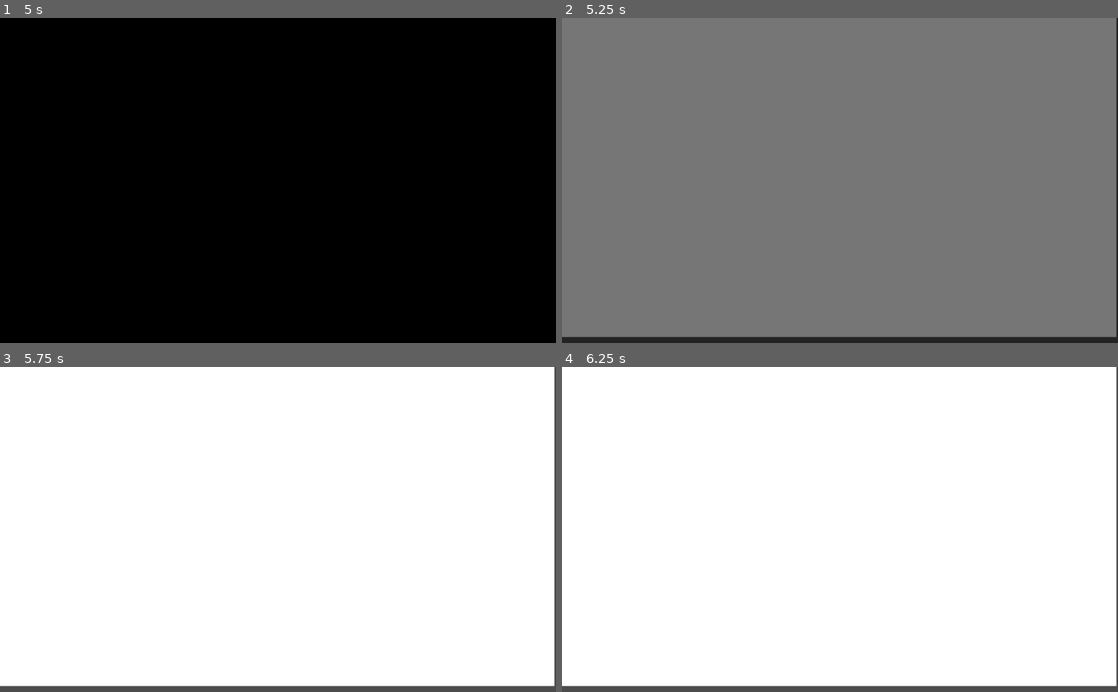
Above: before the commit, frames 1-4 (two rows, left to right).
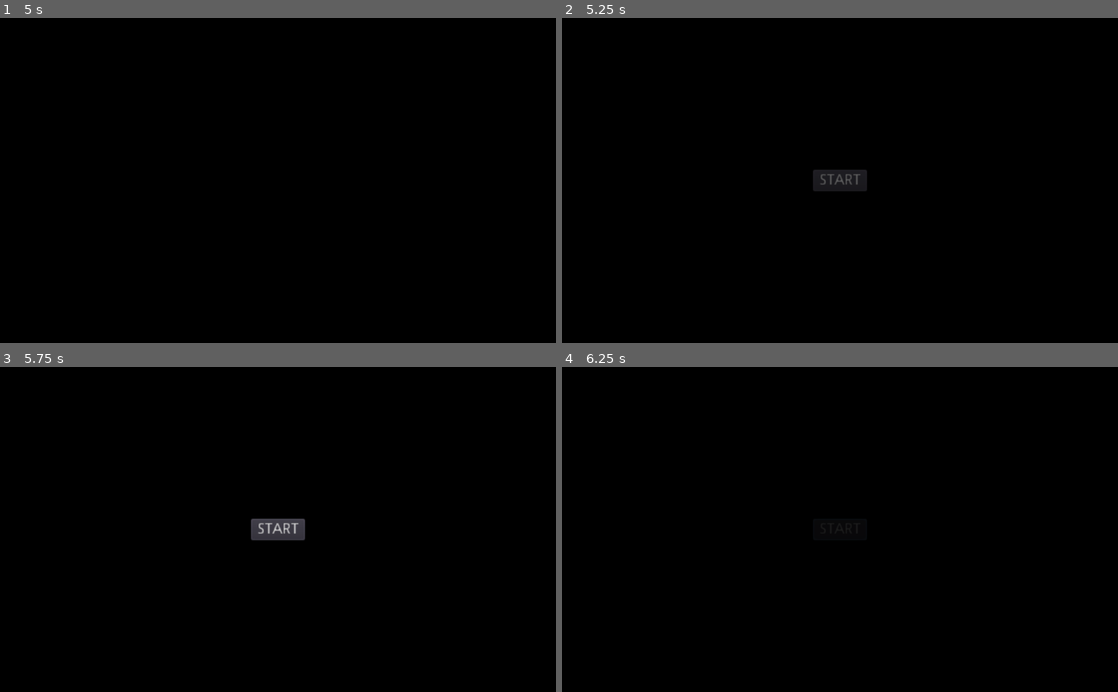
Above: after the commit, the same moments.

Repository: woliveira82/tactical-fight
Game: Godot game, scene res://src/control/SplashScreen.tscn
Two runs of this game, one before a commit and one after it. Both use one fixed random seed, a clock stepped at 60 frames per second and the inputs below.
Inputs (mouse positions are in pixels of both pictures, inside the frame that each line leads up to):
- Up to frame 1 (5 s): tap Enter at 0.5, 2.75, 4.25 s; tap Space at 2, 3.5 s
- Up to frame 2 (5.25 s): click (840, 180) at 5 s, where only the run after the commit has a clickable "START"
- Up to frame 3 (5.75 s): no input
- Up to frame 4 (6.25 s): click (840, 529) at 5.75 s, where only the run after the commit has a clickable "START"

Frame 1 is identical in both runs. In frame 2, 100% of the frame differs, in the area x 0-100%, y 0-100%; in frame 3, 100%; in frame 4, 100%.

Commit message:
feat: add main menu

Diff:
--- /dev/null
+++ b/Fighter.gd
@@ -0,0 +1,30 @@
+extends VBoxContainer
+
+var fighter_name = "PLAYER"
+var physical = 3
+var agility = 3
+var social = 3
+var mental = 3
+
+var health = 70
+var current_health = health
+
+
+func _ready():
+	health = 70 + (10 * physical)
+	current_health = health
+	_update_label()
+
+
+func _update_label():
+	$NameLabel.text = fighter_name
+	$Physical/ValueLabel.text = str(physical)
+	$Agility/ValueLabel.text = str(agility)
+	$Social/ValueLabel.text = str(social)
+	$Mental/ValueLabel.text = str(mental)
+
+	$Label.text = "%d / %d" % [current_health, health]
+	$Label/HealthColorRect.rect_size.y = 15
+	$Label/HealthColorRect.rect_size.x = (
+		current_health / health * $Label.rect_size.x * 0.8
+	)
--- /dev/null
+++ b/src/control/MainMenu.gd
@@ -0,0 +1,5 @@
+extends ColorRect
+
+
+func _on_Button_button_up():
+	SceneDirector.change_to("res://src/game/Battleground.tscn")
--- a/src/control/MainMenu.tscn
+++ b/src/control/MainMenu.tscn
@@ -1,7 +1,22 @@
-[gd_scene format=2]
+[gd_scene load_steps=2 format=2]
+
+[ext_resource path="res://src/control/MainMenu.gd" type="Script" id=1]
 
 [node name="MainMenu" type="ColorRect"]
 anchor_right = 1.0
 anchor_bottom = 1.0
-margin_right = -3.0
-margin_bottom = -11.0
+color = Color( 0, 0, 0, 1 )
+script = ExtResource( 1 )
+
+[node name="Button" type="Button" parent="."]
+anchor_left = 0.5
+anchor_top = 0.5
+anchor_right = 0.5
+anchor_bottom = 0.5
+margin_left = -50.0
+margin_top = -20.0
+rect_scale = Vector2( 2, 2 )
+mouse_default_cursor_shape = 2
+text = "START"
+
+[connection signal="button_up" from="Button" to="." method="_on_Button_button_up"]
--- a/src/control/SceneDirector.gd
+++ b/src/control/SceneDirector.gd
@@ -5,6 +5,7 @@
 
 func _ready():
 	$ColorRect.self_modulate.a = 0.0
+	$ColorRect.visible = false
 
 
 func change_to(new_scene_name):
--- a/src/control/SceneDirector.tscn
+++ b/src/control/SceneDirector.tscn
@@ -15,6 +15,18 @@
 "transitions": PoolRealArray( 1 ),
 "update": 0,
 "values": [ Color( 1, 1, 1, 1 ) ]
+}
+tracks/1/type = "value"
+tracks/1/path = NodePath("ColorRect:visible")
+tracks/1/interp = 1
+tracks/1/loop_wrap = true
+tracks/1/imported = false
+tracks/1/enabled = true
+tracks/1/keys = {
+"times": PoolRealArray( 0 ),
+"transitions": PoolRealArray( 1 ),
+"update": 0,
+"values": [ true ]
 }
 
 [sub_resource type="Animation" id=1]
@@ -46,6 +58,18 @@
 "method": "_new_scene"
 } ]
 }
+tracks/2/type = "value"
+tracks/2/path = NodePath("ColorRect:visible")
+tracks/2/interp = 1
+tracks/2/loop_wrap = true
+tracks/2/imported = false
+tracks/2/enabled = true
+tracks/2/keys = {
+"times": PoolRealArray( 0, 2 ),
+"transitions": PoolRealArray( 1, 1 ),
+"update": 1,
+"values": [ true, false ]
+}
 
 [node name="SceneDirector" type="CanvasLayer"]
 script = ExtResource( 1 )
@@ -53,6 +77,7 @@
 [node name="ColorRect" type="ColorRect" parent="."]
 anchor_right = 1.0
 anchor_bottom = 1.0
+mouse_filter = 1
 color = Color( 0, 0, 0, 1 )
 
 [node name="AnimationPlayer" type="AnimationPlayer" parent="."]
